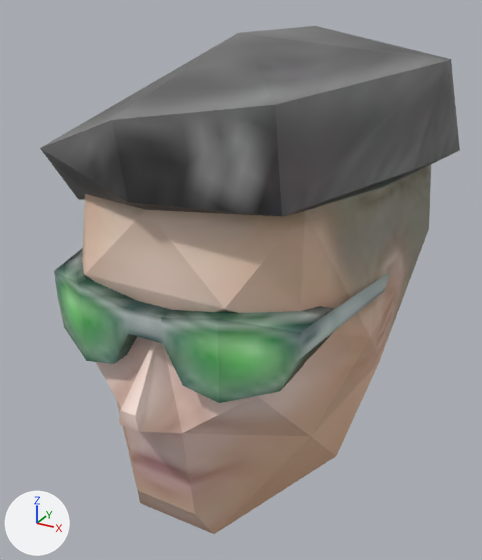
The Blender file base/models/soldiers/male/heads.blend as it was, and as the next commit left it.
Both versions are drawn from a camera (50 mm lens) standing at (4.93, -10.65, 7.32) and looking at (-0.32, -1.1, 2.54). The lights are fixed; the arrows at lower left show +X, +Y and +Z.

Objects in the first picture: 'head01'.
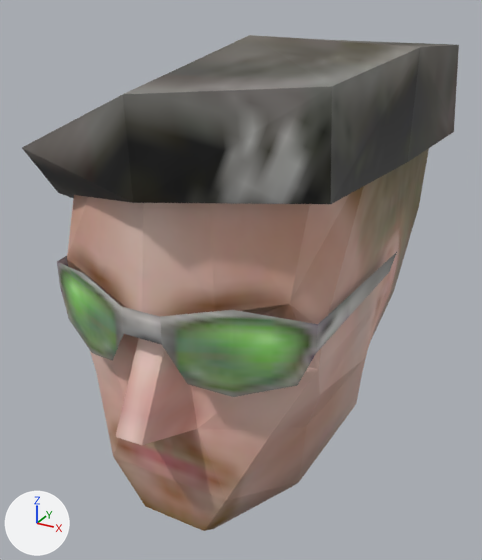
What changed in the scene script:
```text
Add img_head02_jpg:
    img_head02_jpg = load_image('head02.jpg', 'head02.jpg', 128, 128, 'Non-Color')
Add mat_head02_jpg:
    mat_head02_jpg = principled_material('head02.jpg')
    mat_head02_jpg.texture = img_head02_jpg
Change me_head01:
    used by ob_head01; location = (0.0, 0.0, 0.0)
    remove me_head01.from_pydata(...)  # 99 vertices, 137 faces; spans x -3.38..2.88, y -4.84..3.16, z -0.77..6.73
    remove me_head01.materials.append(mat_head01_jpg)  # picture img_head01_jpg
    add me_head01.from_pydata(...)  # 124 vertices, 186 faces; spans x -3.27..2.57, y -4.85..3.05, z -0.78..6.7
    me_head01 part 1: the loose piece of 61 vertices spanning x -3.38..2.88, y -4.84..3.16, z -0.77..6.73 is rebuilt with 74 vertices and now spans x -2.31..2.29, y -4.85..2.27, z -0.78..5.41, in mat_head02_jpg (picture img_head02_jpg)
    me_head01 part 2: the loose piece of 38 vertices spanning x -2.47..2.51, y -4.38..-1.73, z 2.35..3.58 is rebuilt with 22 vertices and now spans x -2.36..2.38, y -4.42..-1.01, z 2.33..3.62, in mat_head02_jpg (picture img_head02_jpg)
    me_head01 part 3: a new loose piece of 28 vertices spanning x -3.27..2.57, y -4.64..3.05, z 3.56..6.7, in mat_head02_jpg (picture img_head02_jpg)
    add me_head01.materials.append(mat_head02_jpg)  # picture img_head02_jpg
```

Boxes [x1, y1, x2, y2] around the edits, measured in the pictures (482 x 560 px):
'head01', reshaped: before [40, 26, 460, 534]; after [22, 35, 459, 531]
part 1 of me_head01, rebuilt: before [40, 26, 460, 534]; after [67, 148, 429, 531]
part 2 of me_head01, rebuilt: before [54, 248, 391, 403]; after [57, 252, 397, 397]
part 3 of me_head01, added: after [22, 35, 459, 204]
